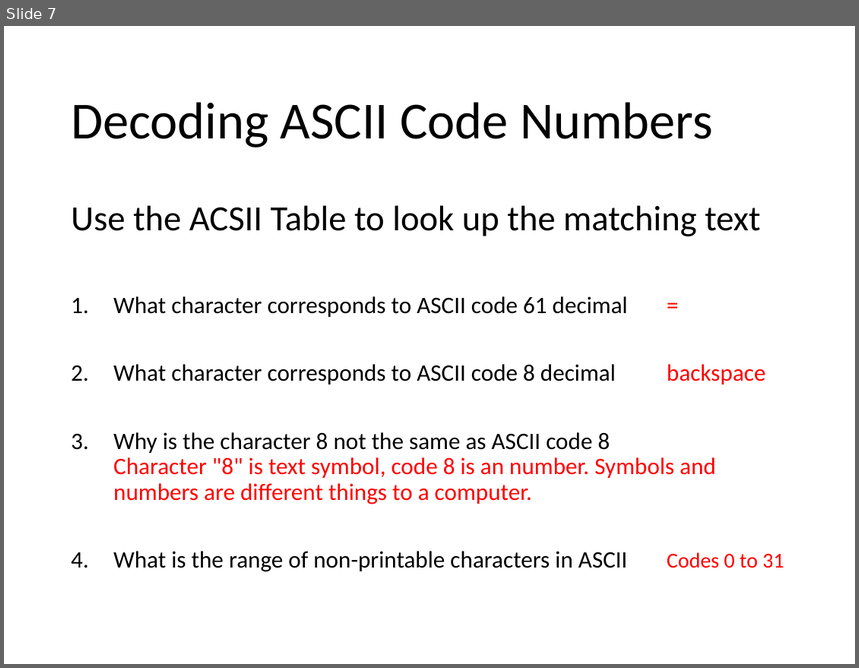
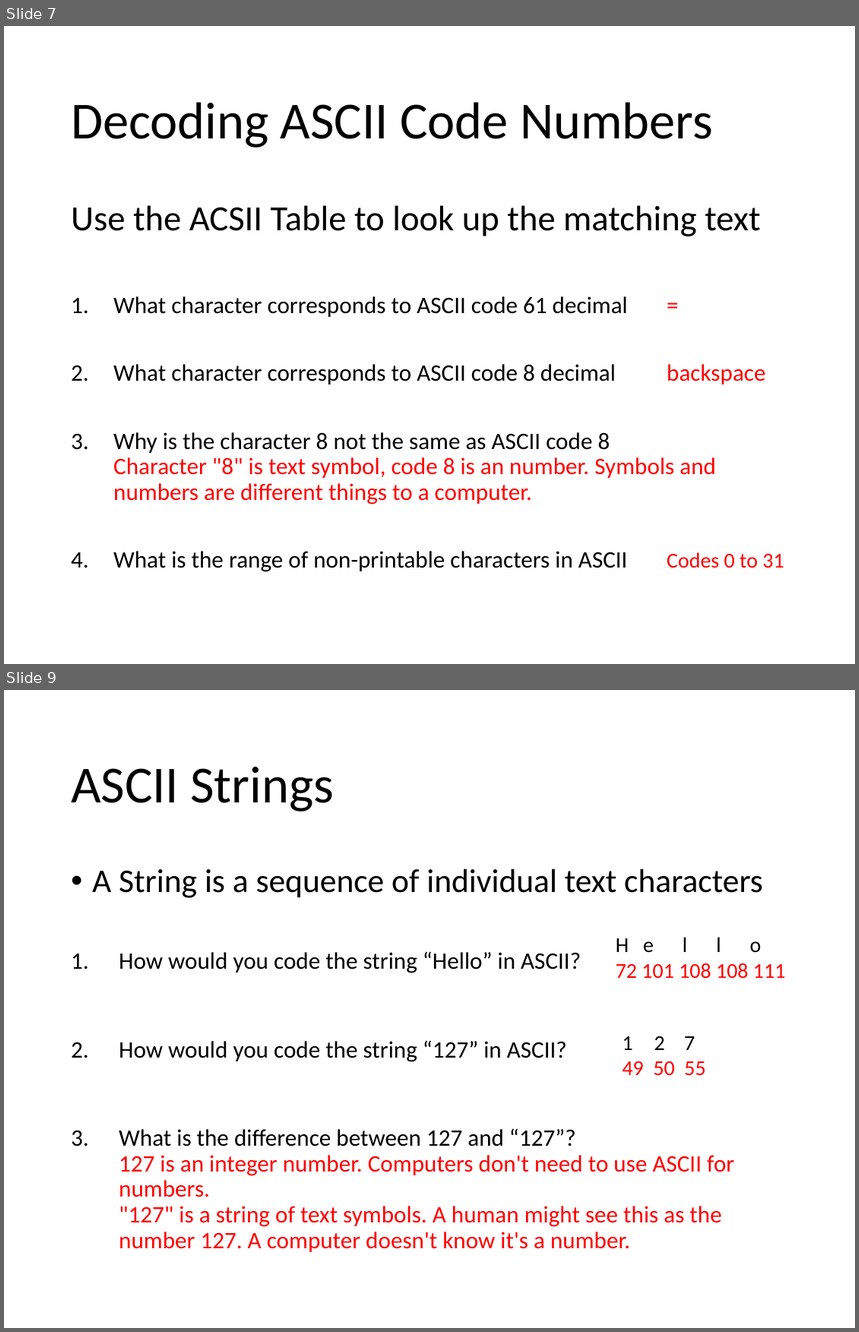
Before and after one commit to Greg5519/ICS2O0, a slide deck: Topic B Programming Introduction/B.7 Lesson - ASCII Encoding.pptx. Shown one above the other, each under a label of ours: slide 7 before the commit, slides 7 and 9 after it; the slides between them are not shown. The pictures are 859x668 and 859x1332 pixels, drawn with LibreOffice and Linux fonts; fonts in the diff are those of the drawing. Boxes give left, top, right and bottom in pixels: in the first picture for what was removed or moved away, otherwise in the second. Text is boxed around its words. In the diff, an @@ line names an element or a change of style, - is before the commit and + after.

```diff
--- a/Topic B Programming Introduction/B.7 Lesson - ASCII Encoding.pptx
+++ b/Topic B Programming Introduction/B.7 Lesson - ASCII Encoding.pptx
@@ slide 9 added at [4, 690, 855, 1328], background #FFFFFF @@
@@ title added at [71, 767, 335, 812], 44 pt, text #000000 @@
+ASCII Strings
@@ text added at [92, 869, 763, 1252], 20 pt, text #000000 @@
+• A String is a sequence of individual text characters
+1. How would you code the string “Hello” in ASCII?
+2. How would you code the string “127” in ASCII?
+3. What is the difference between 127 and “127”?
+   127 is an integer number. Computers don't need to use ASCII for numbers.
+   "127" is a string of text symbols. A human might see this as the number 127. A computer doesn't know it's a number.
@@ text added at [616, 937, 786, 979], 18 pt, text #FF0000 @@
+H e l l o
+72 101 108 108 111
@@ text added at [623, 1037, 705, 1076], 18 pt, text #FF0000 @@
+1 2 7
+49 50 55
```
Also in this commit, not shown: 1 other slide added, 1 other file.
